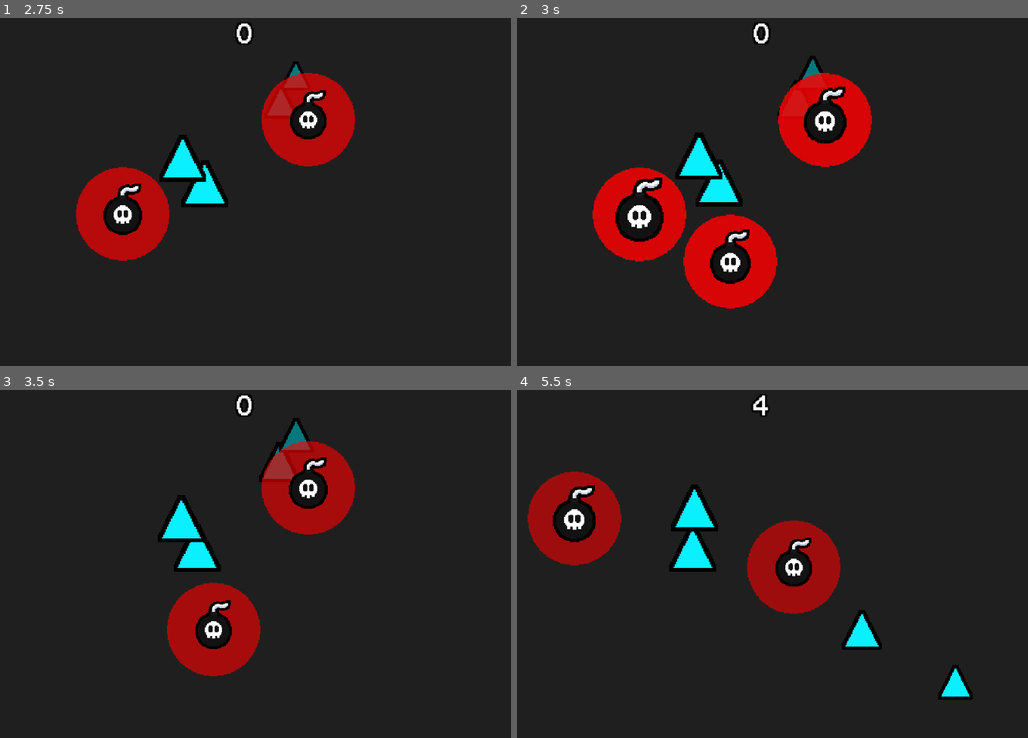
Above: before the commit, frames 1-4 (two rows, left to right).
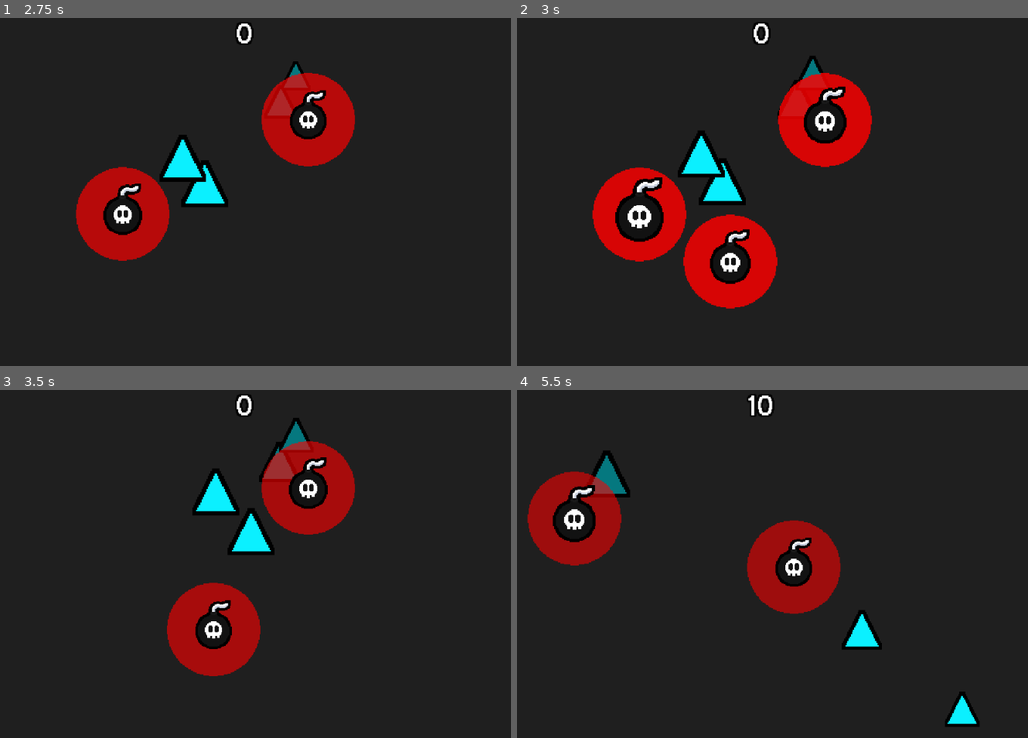
Above: after the commit, the same moments.

Repository: SpicyTime/BlastForge
Game: Godot game, scene res://main/main.tscn
The game is run twice, just before and just after one commit, with the same random seed, the same clock (stepped at 60 frames per second) and the same inputs. The engine's default icon, where the game draws it, is replaced by a stand-in: a white triangle on a blue panel in a dark square.
Inputs (mouse positions are in pixels of both pictures, inside the frame that each line leads up to):
- Up to frame 1 (2.75 s): tap Enter at 0.5 s; move the mouse to (378, 174) at 0.52 s; click (378, 174) at 0.6 s; move the mouse to (122, 209) at 1.27 s; click (122, 209) at 1.35 s; move the mouse to (306, 115) at 2.02 s; click (306, 115) at 2.1 s
- Up to frame 2 (3 s): move the mouse to (731, 261) at 2.77 s; click (731, 261) at 2.85 s
- Up to frame 3 (3.5 s): no input
- Up to frame 4 (5.5 s): move the mouse to (946, 616) at 3.52 s; click (946, 616) at 3.6 s; move the mouse to (573, 511) at 4.27 s; click (573, 511) at 4.35 s; move the mouse to (792, 564) at 5.02 s; click (792, 564) at 5.1 s

Frame 1 is identical in both runs. In frame 2, 0.7% of the frame differs, in the area x 31-45%, y 32-55%; in frame 3, 2.9%; in frame 4, 3.1%, in the area x 14-91%, y 1-97%.

Commit message:
Breakables get pushed away if they are a certain distance from the Explosive detonation

Diff:
--- a/breakables/breakable.gd
+++ b/breakables/breakable.gd
@@ -8,6 +8,7 @@
 var is_scaled: bool = false
 var move_direction: Vector2 = Vector2(1, 1)
 var speed: float = 700.0
+var base_speed: float = 700.0
 var prev_pos: Vector2 = Vector2.ZERO
 var size_scales: Dictionary[Enums.ShapeSize, float] = {
 	Enums.ShapeSize.SMALL : 1.0,
@@ -15,7 +16,7 @@
 	Enums.ShapeSize.LARGE :  1.35
 }
 const OFFSCREEN_PADDING: int = 20
-
+const FRICTION: int = 900
 @onready var breakable_sprite: Sprite2D = $BreakableSprite
 @onready var hurtbox_collider: CollisionShape2D = $Hurtbox/HurtboxCollider
 @onready var detector_collider: CollisionShape2D = $ExplosionDetector/DetectorCollider
@@ -38,6 +39,8 @@
 
 
 func _physics_process(delta: float) -> void:
+	if speed > base_speed:
+		speed = move_toward(speed, base_speed, delta * FRICTION)
 	velocity = speed * move_direction * delta
 	move_and_slide()
 
--- a/explosives/explosive.gd
+++ b/explosives/explosive.gd
@@ -8,11 +8,12 @@
 var pulse_time: float = 0.46
 @onready var explosive_area_shader_box: Sprite2D = $ExplosiveAreaShaderBox
 @onready var explosive_sprite: Sprite2D = $ExplosiveSprite
-@onready var detonation_timer: Timer = $DetonationTimer
+@onready var explosion_area: Hitbox = $ExplosionArea
 @onready var hitbox_collider: CollisionShape2D = $ExplosionArea/HitboxCollider
 @onready var detection_area_collider: CollisionShape2D = $ExplosionDetectionArea/DetectionAreaCollider
 @onready var explosion_detection_area: Area2D = $ExplosionDetectionArea
-@onready var explosion_area: Hitbox = $ExplosionArea
+@onready var push_area_collider: CollisionShape2D = $ExplosionPushArea/PushAreaCollider
+@onready var detonation_timer: Timer = $DetonationTimer
 
 func _process(delta: float) -> void:
 	phase_time += delta
@@ -48,6 +49,7 @@
 func _on_detonation_timer_timeout() -> void:
 	# TO DO: Handle all explosion effects, particles, sounds, etc...
 	hitbox_collider.disabled = false
+	push_area_collider.disabled = false
 	var final_scale: Vector2 = Vector2(1.35, 1.35)
 	var scale_up_explosion_tween: Tween = get_tree().create_tween().set_trans(Tween.TRANS_LINEAR)
 	scale_up_explosion_tween.tween_property(explosive_sprite, "scale", final_scale, 0.11)
@@ -67,3 +69,11 @@
 	var pulse_scale_tween: Tween = get_tree().create_tween().set_trans(Tween.TRANS_EXPO)
 	pulse_scale_tween.tween_property(explosive_sprite, "scale", pulse_scale, pulse_time)
 	pulse_scale_tween.finished.connect(_on_pulse_tween_finished)
+
+
+func _on_explosion_push_area_body_entered(body: Node2D) -> void:
+	if body is Breakable:
+		body = body as Breakable
+		body.move_direction = position.direction_to(body.position)
+		var push_force: float = 8.75
+		body.speed = body.base_speed * push_force
--- a/explosives/explosive.tscn
+++ b/explosives/explosive.tscn
@@ -11,6 +11,9 @@
 
 [sub_resource type="CircleShape2D" id="CircleShape2D_wvlh0"]
 radius = 48.0
+
+[sub_resource type="CircleShape2D" id="CircleShape2D_5rd10"]
+radius = 70.0
 
 [node name="Explosive" type="Node2D"]
 script = ExtResource("1_ejdfl")
@@ -39,6 +42,13 @@
 [node name="DetectionAreaCollider" type="CollisionShape2D" parent="ExplosionDetectionArea"]
 shape = SubResource("CircleShape2D_wvlh0")
 
+[node name="ExplosionPushArea" type="Area2D" parent="."]
+
+[node name="PushAreaCollider" type="CollisionShape2D" parent="ExplosionPushArea"]
+shape = SubResource("CircleShape2D_5rd10")
+disabled = true
+
 [node name="DetonationTimer" type="Timer" parent="."]
 
+[connection signal="body_entered" from="ExplosionPushArea" to="." method="_on_explosion_push_area_body_entered"]
 [connection signal="timeout" from="DetonationTimer" to="." method="_on_detonation_timer_timeout"]
--- a/game/breakable_spawner.gd
+++ b/game/breakable_spawner.gd
@@ -67,6 +67,7 @@
 	breakable_instance.shape_component = shape_component_instance
 	breakable_instance.move_direction = _choose_random_direction()
 	breakable_instance.speed = _choose_random_speed()
+	breakable_instance.base_speed = breakable_instance.speed
 	breakable_instance.add_child(shape_component_instance)
 
 	add_child(breakable_instance)
Not shown: 1 places in explosives/explosive.tscn that only renumber resources
